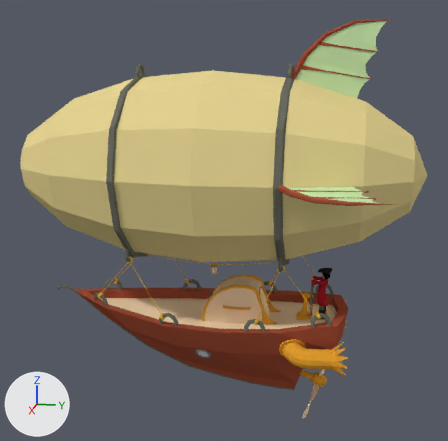
Before and after pictures for a commit that changed the Blender file dirigible06.blend.
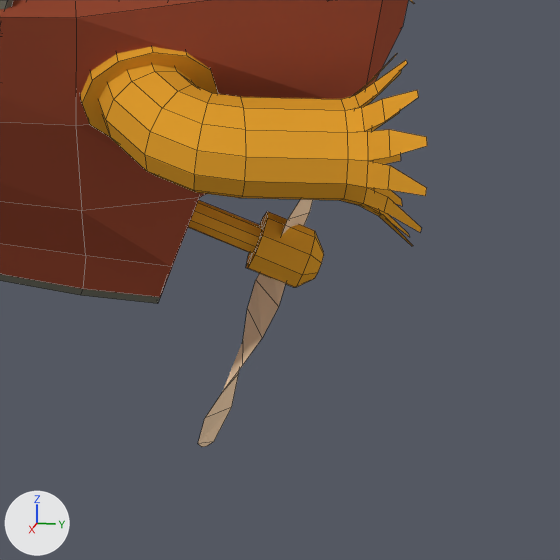
Each version appears first whole from a camera (50 mm lens) standing at (6.3, 1.37, 3.53) and looking at (-0.05, 0.1, 1.95), and next in a close-up on the part from 59% to 83% of the width and 75% to 100% of the height. Every picture has the same lights, and +X, +Y and +Z are marked at lower left. The close-ups show mesh edges as thin lines.

Before the edit, the objects in view are built like this:
```python
me_mesh_006 = bpy.data.meshes.new('Mesh.006')
me_mesh_006.from_pydata(...)  # 2579 vertices, 2195 faces; spans x -2.36..0.57, y -3.2..1.14, z -0.23..3.98
# faces by material slot: [792, 700, 6, 61, 441, 99, 96]
me_mesh_006.materials.append(mat_steel)  # its picture is missing
me_mesh_006.materials.append(mat_gold)  # its picture is missing
me_mesh_006.materials.append(mat_lasi_lapinakyva)  # its picture is missing
me_mesh_006.materials.append(mat_wood2)  # its picture is missing
me_mesh_006.materials.append(mat_wood)  # its picture is missing
me_mesh_006.materials.append(mat_cloth)  # its picture is missing
me_mesh_006.materials.append(mat_cloth2)  # its picture is missing
ob_paatti = bpy.data.objects.new('paatti', me_mesh_006)
ob_paatti.location = (0.896, 1.005, -0.008)
```
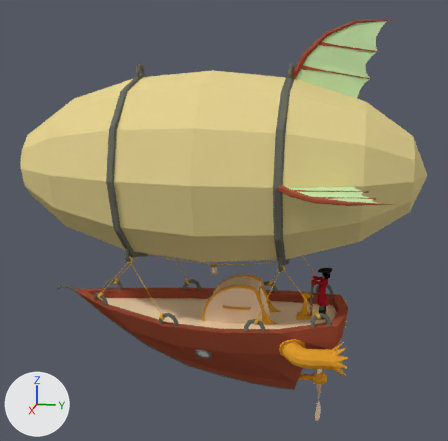
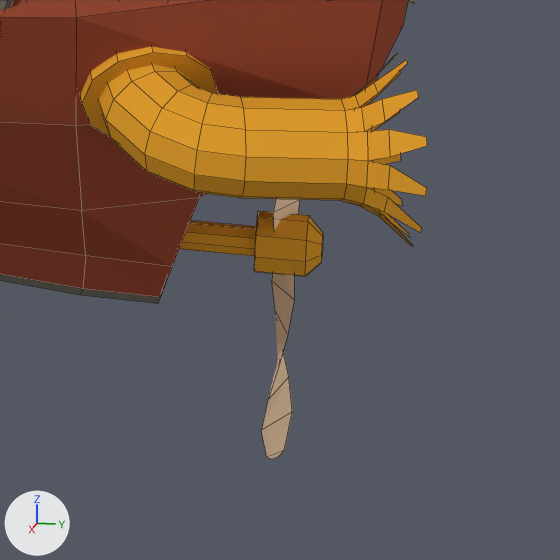
What differs and where, as boxes [x1, y1, x2, y2] in the close-ups (560 x 560 px):
'paatti', reshaped: before [0, 0, 427, 447]; after [0, 0, 427, 304]
'paatti.002', added (brown): after [179, 199, 323, 459]
    faces in mat_gold (its picture is missing): [179, 211, 323, 276]
    faces in mat_wood2 (its picture is missing): [261, 199, 300, 459]
part 1 of me_mesh_006, deleted (brown): before [188, 200, 324, 287]
part 2 of me_mesh_006, deleted (beige): before [281, 199, 313, 236]
part 3 of me_mesh_006, deleted (beige): before [198, 273, 286, 447]

The change in detail:
me_mesh_006 has 2579 vertices, 2195 faces and spans x -2.36..0.57, y -3.2..1.14, z -0.23..3.98.
me_mesh_006 is used by ob_paatti; location (0.896, 1.005, -0.008).
me_mesh_006 part 1: the loose piece of 45 vertices spanning x -0.97..-0.84, y -0.24..0.26, z 0.14..0.38 is deleted.
me_mesh_006 part 2: the loose piece of 16 vertices spanning x -1.03..-0.86, y 0.16..0.34, z 0.22..0.65 is deleted.
me_mesh_006 part 3: the loose piece of 16 vertices spanning x -0.94..-0.77, y 0.0..0.18, z -0.23..0.19 is deleted.
Mesh me_mesh_000 is new.
It has 77 vertices, 52 faces and spans x -0.123..0.132, y -0.377..0.13, z -0.468..0.463.
Faces by material slot: [38, 14].
It uses material mat_gold (its picture is missing).
It uses material mat_wood2 (its picture is missing).
Object 'paatti.002' (ob_paatti_002) is new; it shows me_mesh_000.
Its location is (-0.008, 1.127, 0.221).
